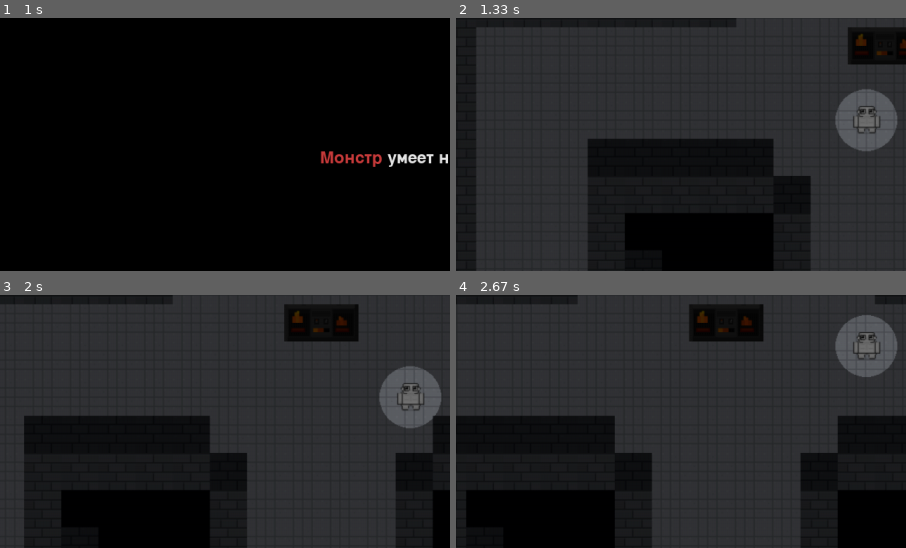
Above: before the commit, frames 1-4 (two rows, left to right).
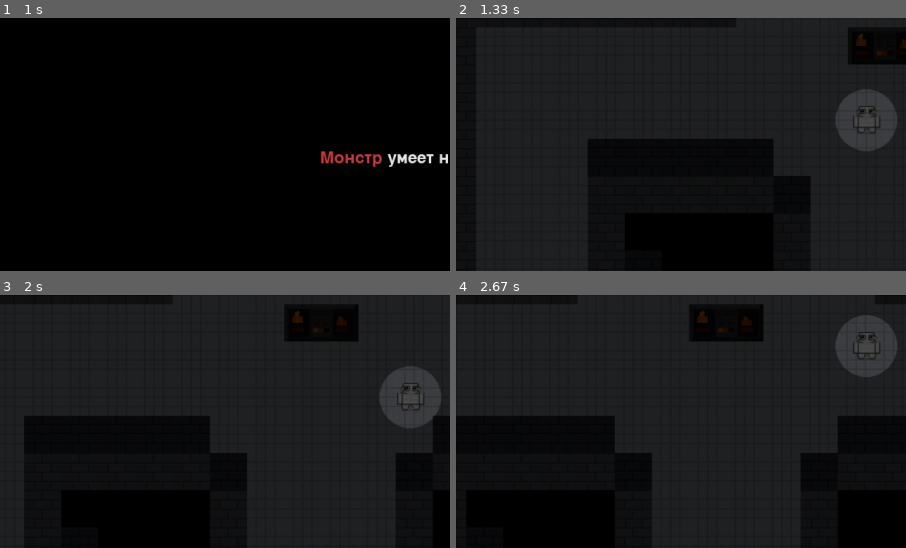
Above: after the commit, the same moments.

Repository: sser1to/pygame_project
Game: pygame game, started from main.py
Two runs of this game, one before a commit and one after it. Both use one fixed random seed, a clock stepped at 60 frames per second and the inputs below.
Inputs (mouse positions are % of the whole screen's width and height, from its top left):
- Up to frame 1 (1 s): tap Enter at 0.33 s; click (82, 47) at 0.72 s
- Up to frame 2 (1.33 s): tap Enter at 1 s
- Up to frame 3 (2 s): hold Enter 1.33-1.8 s; hold D 1.33-1.8 s; hold D from 1.83 s (still down)
- Up to frame 4 (2.67 s): release D at 2.3 s; hold W 2.33-2.63 s
The pictures show only the part of the screen within x 4-54%, y 23-73%; the shares and areas given below are measured in that part.

Frame 1 is identical in both runs. In frame 2, 2.4% of the frame differs, in the area x 84-98%, y 28-53%; in frame 3, 2.4%; in frame 4, 2.4%, in the area x 84-98%, y 7-33%.

Commit message:
Add a rapid pulse effect during the chase, a vignette and a freezing effect

Diff:
--- a/main.py
+++ b/main.py
@@ -52,10 +52,14 @@
     TILE_SIZE,
 )
 from ui import (
+    draw_chase_pulse,
     draw_cold_bar,
+    draw_film_grain,
+    draw_frost_overlay,
     draw_hunger_bar,
     draw_objectives,
     draw_spotlight,
+    draw_vignette,
     run_level_intro,
     run_message_screen,
     run_menu,
@@ -168,6 +172,7 @@
     footstep_channel = pygame.mixer.Channel(2)
     ambient_channel.play(ambient_sound, loops=-1, fade_ms=MUSIC_FADE_MS)
     chase_active = False
+    chase_timer = 0.0
     footstep_active = False
 
     def stop_level_audio():
@@ -296,6 +301,7 @@
                 chase_channel.fadeout(MUSIC_FADE_MS)
                 ambient_channel.play(ambient_sound, loops=-1, fade_ms=MUSIC_FADE_MS)
                 chase_active = False
+            chase_timer = chase_timer + dt if chase_active else 0.0
             player_center = pygame.Vector2(player.rect.center)
             for monster in monsters:
                 if (monster.pos - player_center).length_squared() <= monster_kill_radius_sq:
@@ -346,6 +352,14 @@
         draw_item_outlines(world_surface, items, item_assets, item_outlines, camera, player, dark_tiles, visibility_tiles)
         draw_furnace_outline(world_surface, grid, player, camera)
         blit_zoomed_world(screen, world_surface, CAMERA_ZOOM)
+
+        # Atmosphere effects
+        draw_frost_overlay(screen, cold_value, freeze_enabled)
+        draw_film_grain(screen, 0.12)
+        vignette_intensity = 0.65 if not chase_active else 0.75
+        draw_vignette(screen, vignette_intensity)
+        draw_chase_pulse(screen, chase_timer, chase_active, dt)
+
         if freeze_enabled:
             draw_cold_bar(screen, cold_value)
         if hunger_enabled:
@@ -355,11 +369,13 @@
 
         if dead:
             stop_level_audio()
+            pygame.event.clear()
             snapshot = screen.copy()
             result = run_message_screen(screen, clock, "Вы умерли", snapshot)
             return "quit" if result == "quit" else "restart"
         if level_complete:
             stop_level_audio()
+            pygame.event.clear()
             snapshot = screen.copy()
             result = run_message_screen(screen, clock, "Вы прошли уровень!", snapshot)
             return "quit" if result == "quit" else "menu"
--- a/ui.py
+++ b/ui.py
@@ -1,3 +1,6 @@
+import math
+import random
+
 import pygame
 
 from settings import (
@@ -181,17 +184,24 @@
     hold_timer = 0.0
     fade_alpha = 0.0
     fade_duration = 0.5
-    hold_duration = 1.1
+    hold_duration = 3
 
     while True:
         dt = clock.tick(60) / 1000.0
         for event in pygame.event.get():
             if event.type == pygame.QUIT:
                 return "quit"
-            if event.type == pygame.KEYDOWN or event.type == pygame.MOUSEBUTTONDOWN:
-                if event.type == pygame.KEYDOWN and event.key == pygame.K_F11:
-                    screen = toggle_fullscreen()
-                    continue
+            if event.type == pygame.KEYDOWN and event.key == pygame.K_F11:
+                screen = toggle_fullscreen()
+                continue
+            if event.type == pygame.KEYDOWN and event.key in (
+                pygame.K_RETURN, pygame.K_KP_ENTER, pygame.K_SPACE, pygame.K_ESCAPE,
+            ):
+                if typing_done:
+                    return "done"
+                visible_chars = float(total_chars)
+                typing_done = True
+            if event.type == pygame.MOUSEBUTTONDOWN:
                 if typing_done:
                     return "done"
                 visible_chars = float(total_chars)
@@ -224,6 +234,162 @@
         screen.blit(surface, rect)
 
         pygame.display.flip()
+
+
+# ─── VIGNETTE ────────────────────────────────────────────────────────────────
+
+_vignette_cache = {}
+_vignette_overlay = None
+
+
+def _get_vignette(width, height):
+    key = (width, height)
+    if key not in _vignette_cache:
+        surf = pygame.Surface((width, height), pygame.SRCALPHA)
+        try:
+            import numpy as np
+
+            arr = pygame.surfarray.pixels_alpha(surf)
+            cx, cy = width // 2, height // 2
+            max_dist = math.sqrt(cx**2 + cy**2)
+            y_grid, x_grid = np.ogrid[:height, :width]
+            dist = np.sqrt((x_grid - cx) ** 2 + (y_grid - cy) ** 2)
+            arr[:] = np.clip(255 * (dist / max_dist) ** 1.8, 0, 255).astype(np.uint8).T
+            del arr
+        except Exception:
+            surf.fill((0, 0, 0, 180))
+        _vignette_cache[key] = surf
+    return _vignette_cache[key]
+
+
+def draw_vignette(screen, intensity=1.0):
+    global _vignette_overlay
+    if intensity <= 0.01:
+        return
+    vignette = _get_vignette(*screen.get_size())
+    if _vignette_overlay is None or _vignette_overlay.get_size() != screen.get_size():
+        _vignette_overlay = pygame.Surface(screen.get_size(), pygame.SRCALPHA)
+    _vignette_overlay.fill((0, 0, 0))
+    _vignette_overlay.blit(vignette, (0, 0))
+    _vignette_overlay.set_alpha(min(255, int(130 * intensity)))
+    screen.blit(_vignette_overlay, (0, 0))
+
+
+# ─── CHASE PULSE ─────────────────────────────────────────────────────────────
+
+_chase_pulse_alpha = 0.0
+_chase_pulse_timer = 0.0
+_chase_glow_cache = {}
+_chase_glow_overlay = None
+
+
+def _get_chase_glow(width, height):
+    key = (width, height)
+    if key not in _chase_glow_cache:
+        surf = pygame.Surface((width, height), pygame.SRCALPHA)
+        surf.fill((160, 0, 0, 255))
+        try:
+            import numpy as np
+
+            arr = pygame.surfarray.pixels_alpha(surf)
+            cx, cy = width // 2, height // 2
+            max_dist = math.sqrt(cx**2 + cy**2)
+            y_grid, x_grid = np.ogrid[:height, :width]
+            dist = np.sqrt((x_grid - cx) ** 2 + (y_grid - cy) ** 2)
+            t = np.clip(dist / max_dist, 0, 1)
+            arr[:] = np.clip(255 * t**3, 0, 255).astype(np.uint8).T
+            del arr
+        except Exception:
+            pass
+        _chase_glow_cache[key] = surf
+    return _chase_glow_cache[key]
+
+
+def draw_chase_pulse(screen, chase_timer, chase_active, dt):
+    global _chase_pulse_alpha, _chase_pulse_timer, _chase_glow_overlay
+
+    target = 1.0 if chase_active else 0.0
+    rate = 4.0 if chase_active else 1.2
+    _chase_pulse_alpha += (target - _chase_pulse_alpha) * min(1.0, rate * dt)
+
+    if _chase_pulse_alpha < 0.001:
+        _chase_pulse_alpha = 0.0
+        _chase_pulse_timer = 0.0
+        return
+
+    _chase_pulse_timer += dt
+
+    glow = _get_chase_glow(*screen.get_size())
+    if _chase_glow_overlay is None or _chase_glow_overlay.get_size() != screen.get_size():
+        _chase_glow_overlay = pygame.Surface(screen.get_size(), pygame.SRCALPHA)
+    _chase_glow_overlay.fill((0, 0, 0, 0))
+    _chase_glow_overlay.blit(glow, (0, 0))
+
+    pulse = max(0.3, abs(math.sin(_chase_pulse_timer * 3.0)))
+    _chase_glow_overlay.set_alpha(int(pulse * 80 * _chase_pulse_alpha))
+    screen.blit(_chase_glow_overlay, (0, 0))
+
+
+# ─── FROST ───────────────────────────────────────────────────────────────────
+
+_frost_cache = {}
+
+
+def _get_frost_surface(width, height):
+    key = (width, height)
+    if key not in _frost_cache:
+        surf = pygame.Surface((width, height), pygame.SRCALPHA)
+        surf.fill((160, 200, 255, 255))
+        try:
+            import numpy as np
+
+            arr = pygame.surfarray.pixels_alpha(surf)
+            cx, cy = width // 2, height // 2
+            max_dist = math.sqrt(cx**2 + cy**2)
+            y_grid, x_grid = np.ogrid[:height, :width]
+            dist = np.sqrt((x_grid - cx) ** 2 + (y_grid - cy) ** 2)
+            arr[:] = np.clip(255 * (dist / max_dist) ** 3, 0, 255).astype(np.uint8).T
+            del arr
+        except Exception:
+            pass
+        _frost_cache[key] = surf
+    return _frost_cache[key]
+
+
+def draw_frost_overlay(screen, cold_value, freeze_enabled):
+    if not freeze_enabled or cold_value <= 20:
+        return
+    intensity = min(1.0, (cold_value - 20) / 60.0)
+    surf = _get_frost_surface(*screen.get_size())
+    surf.set_alpha(int(120 * intensity))
+    screen.blit(surf, (0, 0))
+
+
+# ─── FILM GRAIN ──────────────────────────────────────────────────────────────
+
+_grain_cache = {}
+
+
+def _get_grain(width, height):
+    key = (width, height)
+    if key not in _grain_cache:
+        surf = pygame.Surface((width, height), pygame.SRCALPHA)
+        count = max(800, (width * height) // 250)
+        for _ in range(count):
+            x = random.randint(0, width - 1)
+            y = random.randint(0, height - 1)
+            a = random.randint(0, 25)
+            surf.set_at((x, y), (255, 255, 255, a))
+        _grain_cache[key] = surf
+    return _grain_cache[key]
+
+
+def draw_film_grain(screen, intensity=0.15):
+    if intensity <= 0:
+        return
+    grain = _get_grain(*screen.get_size())
+    grain.set_alpha(int(intensity * 255))
+    screen.blit(grain, (0, 0))
 
 
 def run_guide_screen(screen, clock):
